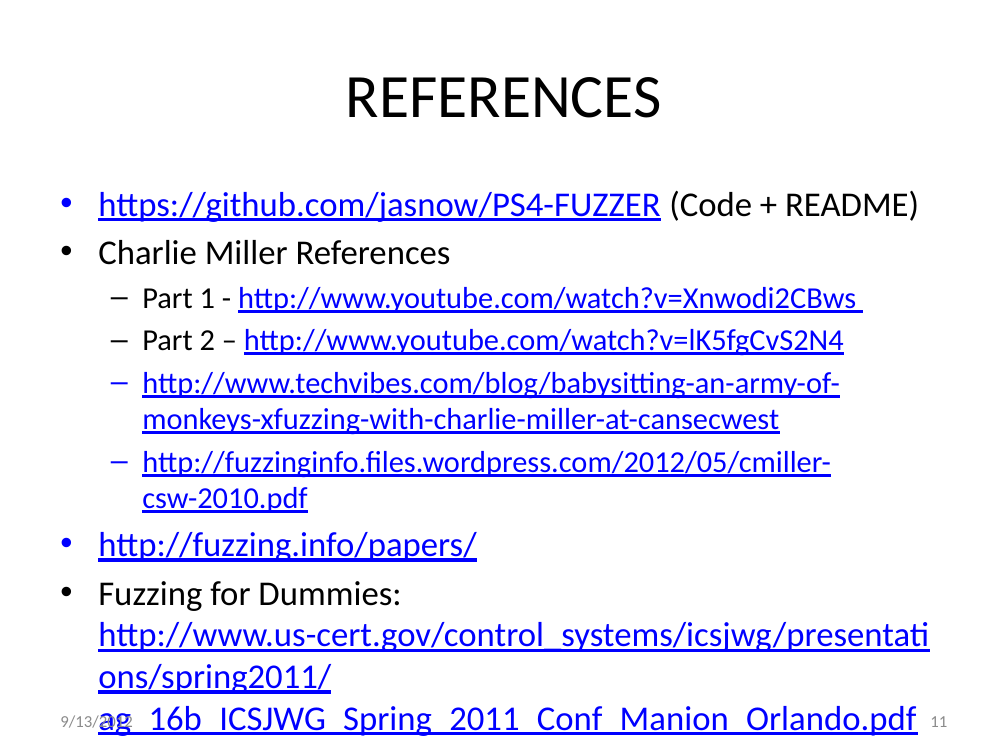
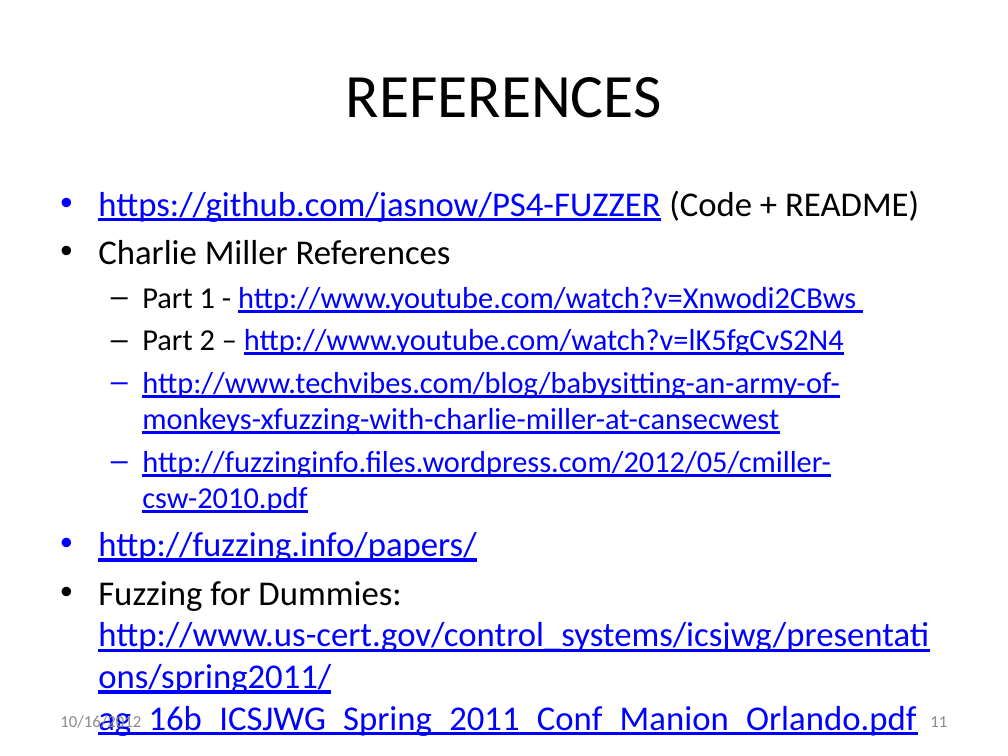
Before and after one commit to jasnow/PS4-FUZZER, a slide deck: slide 11 of fuzz-testing-experience.pptx. Drawn at 1008x756 pixels with LibreOffice and Linux fonts; fonts in the diff are those of the drawing. Boxes give left, top, right and bottom in pixels: in the first picture for what was removed or moved away, otherwise in the second. Text is boxed around its words. In the diff, an @@ line names an element or a change of style, - is before the commit and + after.

```diff
--- a/fuzz-testing-experience.pptx
+++ b/fuzz-testing-experience.pptx
@@ text at <box>60,714,141,732</box>: text changed @@
-9/13/2012
+10/16/2012
```
Also in this commit, not shown: 11 other slides changed.
